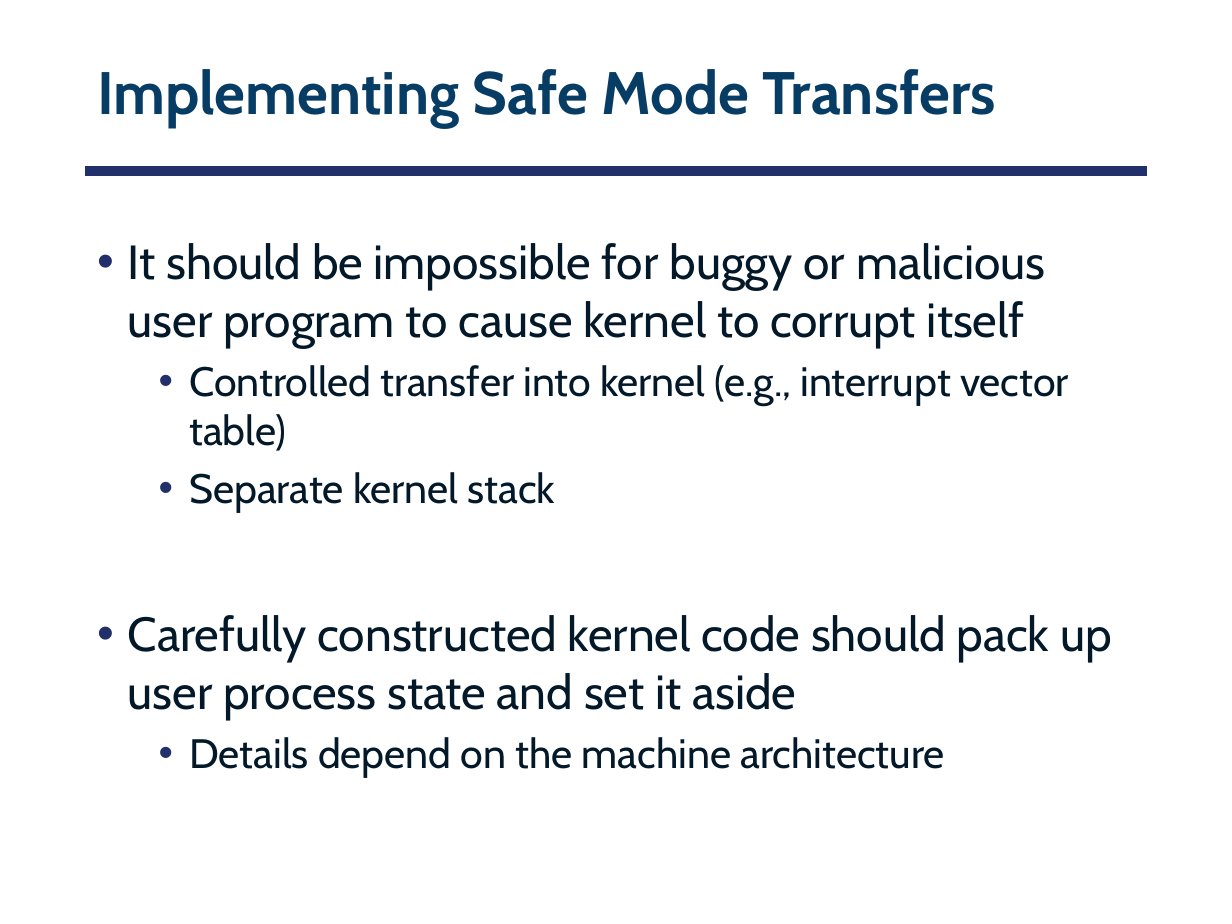
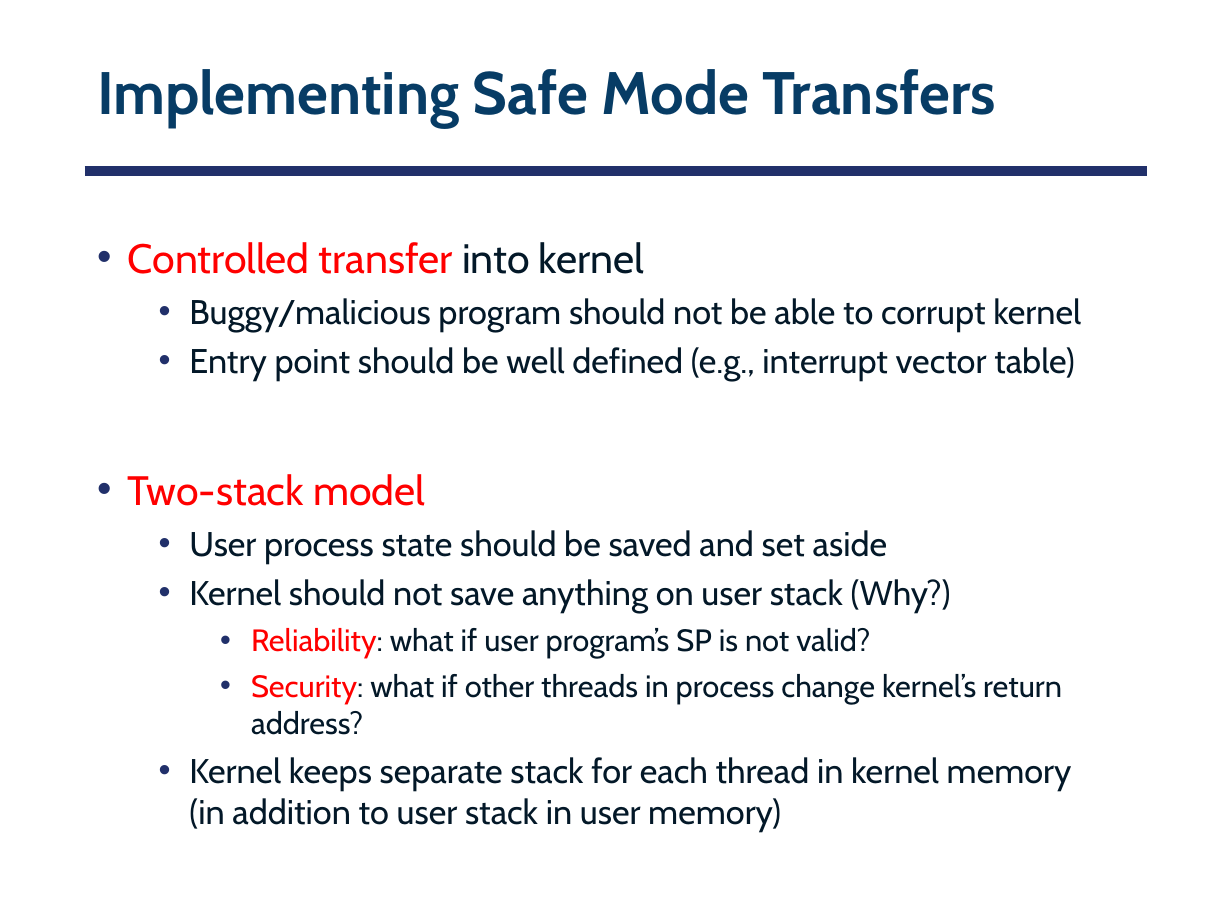
Before and after one commit to smajidzahedi/ECE350, a slide deck: slide 52 of 02-concepts.pptx (slide 55 before the commit). Drawn at 1232x924 pixels with LibreOffice and Linux fonts; fonts in the diff are those of the drawing. Boxes give left, top, right and bottom in pixels: in the first picture for what was removed or moved away, otherwise in the second. Text is boxed around its words. In the diff, an @@ line names an element or a change of style, - is before the commit and + after.

```diff
--- a/02-concepts.pptx
+++ b/02-concepts.pptx
@@ text at box(128, 242, 1081, 832): text changed; size 28 to 20 pt @@
-• It should be impossible for buggy or malicious user program to cause kernel to corrupt itself
-  • Controlled transfer into kernel (e.g., interrupt vector table)
-  • Separate kernel stack
-• Carefully constructed kernel code should pack up user process state and set it aside
-  • Details depend on the machine architecture
+• Controlled transfer into kernel
+  • Buggy/malicious program should not be able to corrupt kernel
+  • Entry point should be well defined (e.g., interrupt vector table)
+• Two-stack model
+  • User process state should be saved and set aside
+  • Kernel should not save anything on user stack (Why?)
+    • Reliability: what if user program’s SP is not valid?
+    • Security: what if other threads in process change kernel’s return address?
+  • Kernel keeps separate stack for each thread in kernel memory
+    (in addition to user stack in user memory)
```
Also in this commit, not shown: 7 other slides changed, 1 slide added, 1 slide removed, 3 other files.
